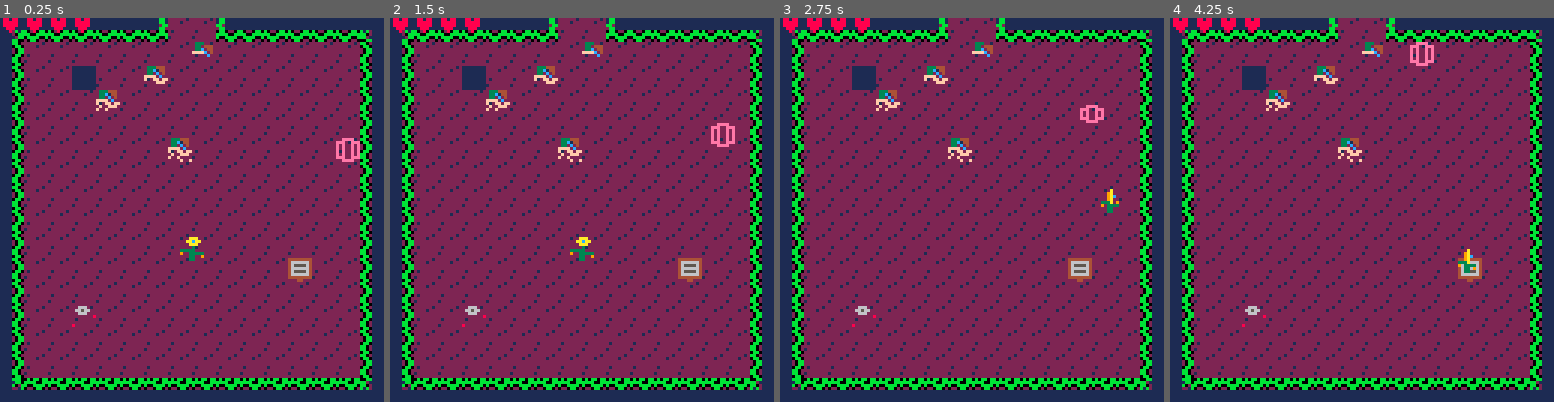
Above: before the commit, frames 1-4 (left to right).
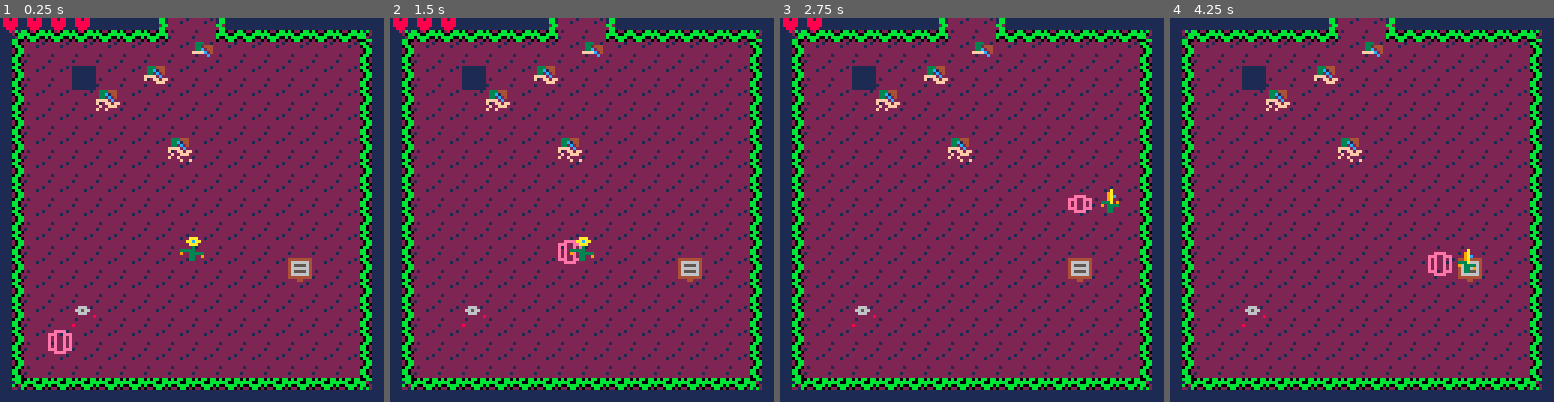
Above: after the commit, the same moments.

Repository: acwright/PICO-8
Game: PICO-8 cartridge ldjam/ldjam.p8
The game is run twice, just before and just after one commit, with the same random seed, the same clock (stepped at 60 frames per second) and the same inputs.
Inputs:
- Up to frame 1 (0.25 s): no input
- Up to frame 2 (1.5 s): tap X (X key) at 0.33, 1.07 s; tap O (Z key) at 0.7 s
- Up to frame 3 (2.75 s): hold Right 1.6-2.1 s; tap O (Z key) at 1.7, 2.1, 2.5 s; tap X (X key) at 1.85 s; hold Up 2.15-2.42 s; hold Right from 2.47 s (still down)
- Up to frame 4 (4.25 s): tap O (Z key) every 0.4 s from 2.9 to 4.1 s; tap X (X key) at 2.97, 4.08 s; release Right at 3.03 s; hold Left 3.08-3.58 s; hold Down 3.63-3.97 s; hold Right from 4.02 s (still down)

The runs differ from the first frame. In frame 1, 0.4% of the frame differs, in the area x 12-94%, y 31-88%; in frame 2, 0.5%; in frame 3, 0.6%; in frame 4, 0.9%, in the area x 0-74%, y 0-68%.

Commit message:
waves absorbed by enemies and added enemy health

Diff:
--- a/ldjam/ldjam.p8
+++ b/ldjam/ldjam.p8
@@ -474,24 +474,58 @@
 
 function init_enemy(x,y,sprite)
 	local timer=10
+	local move_timer=20
+	local moves=20
 	return {
 		x=x*8,
 		y=y*8,
 		w=8,
 		h=8,
-		vx=1,
-		vy=1,
+		v=1,
+		moves=0,
+		move_timer=move_timer,
+		-- vx=1,
+		-- vy=1,
+		health=3,
 		sprite=sprite,
 		o_sprite=sprite,
 		sprite_frame=0,
 		sprite_timer=timer,
 		update=function(self)
-			self.x+=self.vx
-			self.y+=self.vy
-			if(mhit(room.mapn,self,1)) self.vx=-self.vx self.vy=-self.vy
-			if (hit(self,3)) then
-				del(room.items,self)
-			end
+
+
+			-- self.x+=self.vx
+			-- self.y+=self.vy
+			-- if(mhit(room.mapn,self,1)) self.vx=-self.vx self.vy=-self.vy
+
+			--ai
+			local lx=self.x
+			local ly=self.y
+
+			if self.moves>0 then
+				if player.x < self.x then self.x-=self.v else self.x+=self.v end
+				if (mhit(room.mapn,self,1) or hit(self,1)) self.x=lx
+
+				if player.y < self.y then self.y-=self.v else self.y+=self.v end
+				if (mhit(room.mapn,self,1) or hit(self,1)) self.y=ly
+
+				self.moves-=1
+			else
+				if self.move_timer<=0 then
+					self.moves=moves
+					self.move_timer=move_timer
+				else
+					self.move_timer-=1
+				end
+			end
+
+			if (mhit(room.mapn,self,1) or hit(self,1)) self.x=lx self.y=ly
+
+			--damage
+			local wave=hit(self,3)
+			if (hit(self,3)) self.health-=1 del(room.items,wave)
+			if (self.health<=0) del(room.items,self)
+
 			-- sprite_timer
 			if (self.sprite_timer<=0) self.sprite_timer=timer self.sprite_frame+=1
 			self.sprite_timer-=1
@@ -731,7 +765,10 @@
 		init_powerup(6,2,50),
 		init_powerup(8,1,51),
 		init_item(3,12,39),
-		init_enemy(12,3,56)
+		-- init_enemy(2,2,56),
+		-- init_enemy(13,2,56),
+		-- init_enemy(13,13,56),
+		init_enemy(2,13,56)
 	})
 	local room_19=init_room(13,{nil,nil,14,nil},{})
 	local room_20=init_room(13,{nil,nil,15,nil},{})
